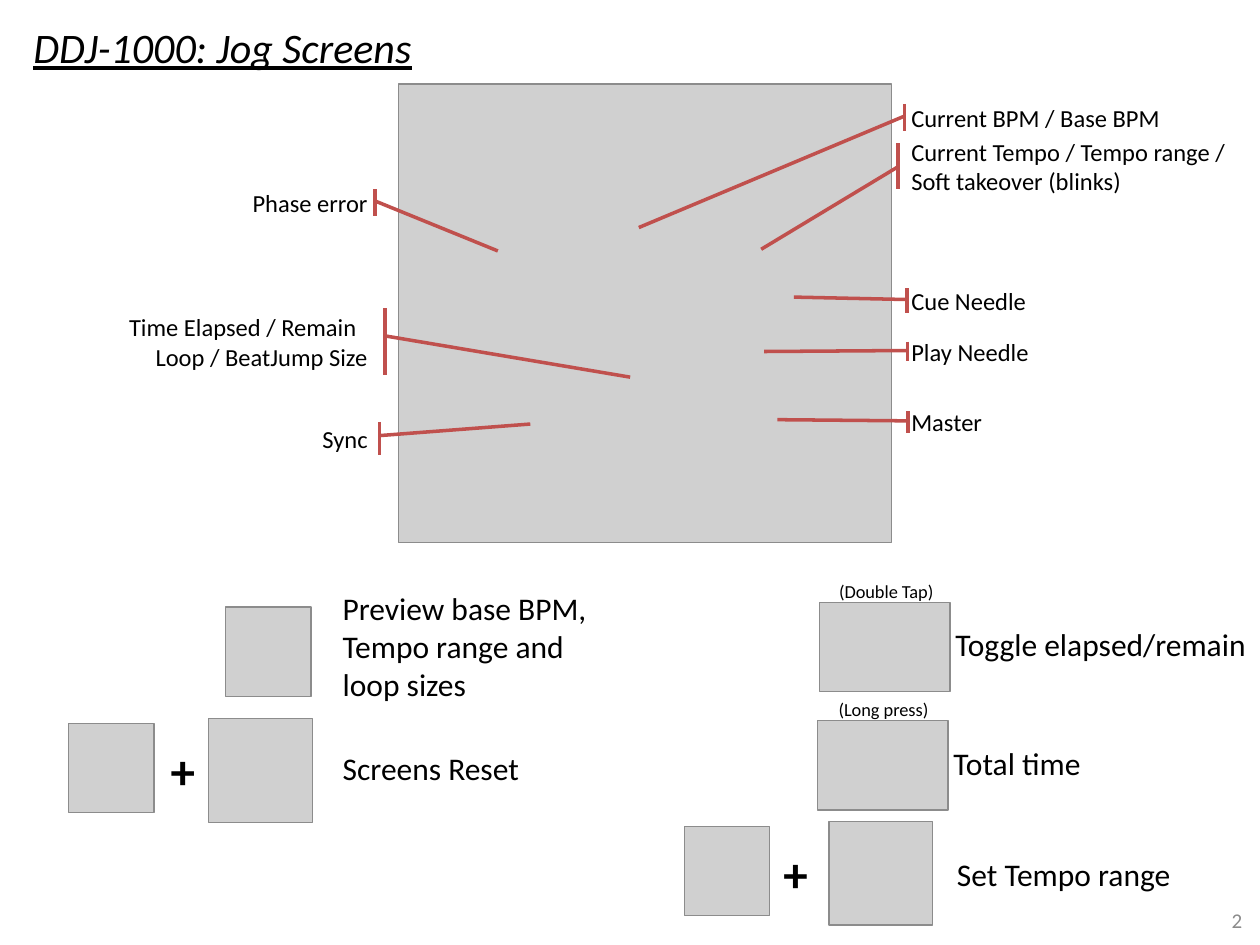
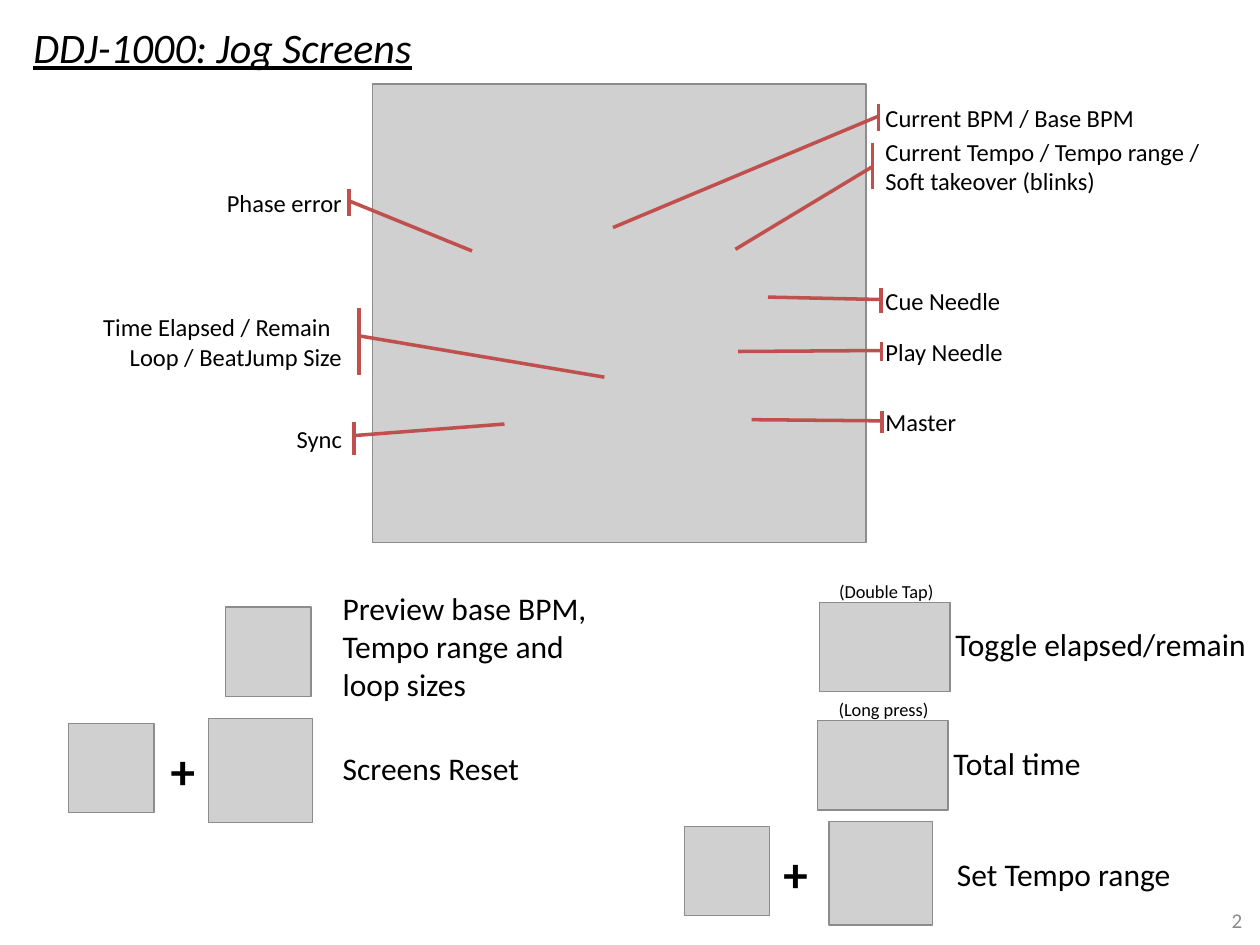
Before and after one commit to pestrela/music, a slide deck: slide 2 of traktor/mapping_ddj_1000/Support files/Source files/DDJ-1000 - Quick overview.pptx. Drawn at 1260x945 pixels with LibreOffice and Linux fonts; fonts in the diff are those of the drawing; grey boxes stand for pictures. Boxes give left, top, right and bottom in pixels: in the first picture for what was removed or moved away, otherwise in the second. Text is boxed around its words. In the diff, an @@ line names an element or a change of style, - is before the commit and + after.

```diff
--- a/traktor/mapping_ddj_1000/Support files/Source files/DDJ-1000 - Quick overview.pptx
+++ b/traktor/mapping_ddj_1000/Support files/Source files/DDJ-1000 - Quick overview.pptx
@@ 8 accent callouts, 1 picture: place and size @@
-8 accent callouts, 1 picture at (94, 84, 1260, 543)
+8 accent callouts, 1 picture at (69, 84, 1255, 543)
```
Also in this commit, not shown: 1 other slide changed, 8 other files.
